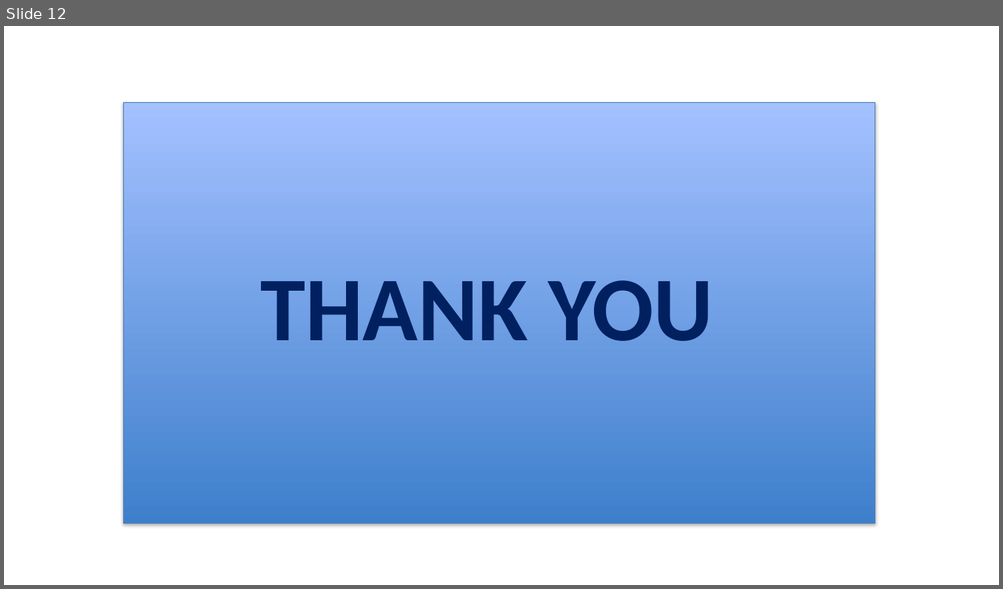
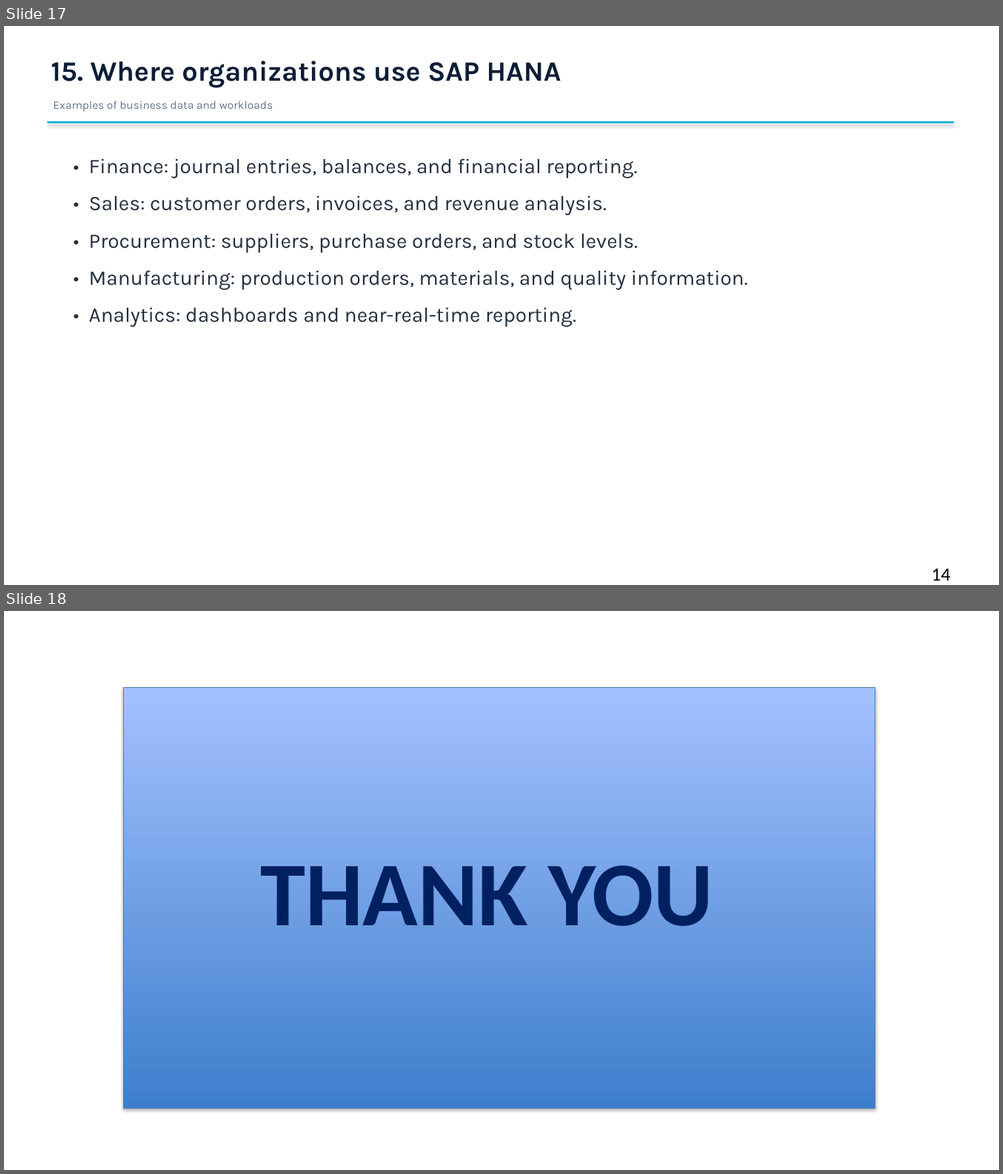
Before and after one commit to prakruthisb08-max/SAP-HANA2, a slide deck: SAP_HANA_15_Slides_With_Agenda.pptx. Shown one above the other, each under a label of ours: slide 12 before the commit, slides 17 and 18 after it. The pictures are 1003x589 and 1003x1174 pixels, drawn with LibreOffice and Linux fonts; fonts in the diff are those of the drawing. Boxes give left, top, right and bottom in pixels: in the first picture for what was removed or moved away, otherwise in the second. Text is boxed around its words. In the diff, an @@ line names an element or a change of style, - is before the commit and + after.

```diff
--- a/SAP_HANA_15_Slides_With_Agenda.pptx
+++ b/SAP_HANA_15_Slides_With_Agenda.pptx
@@ slide 17 added at [4, 26, 999, 585], background #FFFFFF @@
@@ rectangle added at [4, 26, 999, 585], fill #FFFFFF @@
@@ text added at [51, 61, 561, 87], 27 pt, text #0C1D36, bold @@
+15. Where organizations use SAP HANA
@@ text added at [53, 101, 273, 112], 11 pt, text #64748B @@
+Examples of business data and workloads
@@ rectangle added at [47, 121, 954, 124], fill #00B0D2 @@
@@ text added at [89, 158, 748, 327], 20 pt, text #232F3E @@
+• Finance: journal entries, balances, and financial reporting.
+• Sales: customer orders, invoices, and revenue analysis.
+• Procurement: suppliers, purchase orders, and stock levels.
+• Manufacturing: production orders, materials, and quality information.
+• Analytics: dashboards and near-real-time reporting.
@@ text added at [931, 568, 950, 581], 18 pt, text #000000 @@
+14
@@ what was slide 12 is now slide 18 @@
```
Also in this commit, not shown: 1 slide changed, 5 other slides added.
